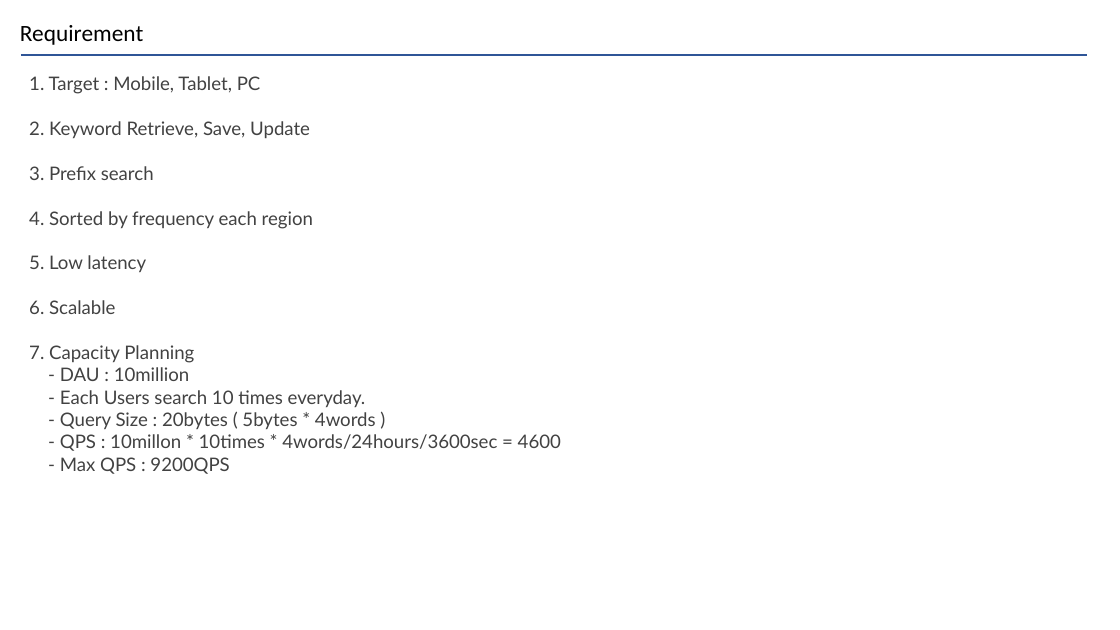
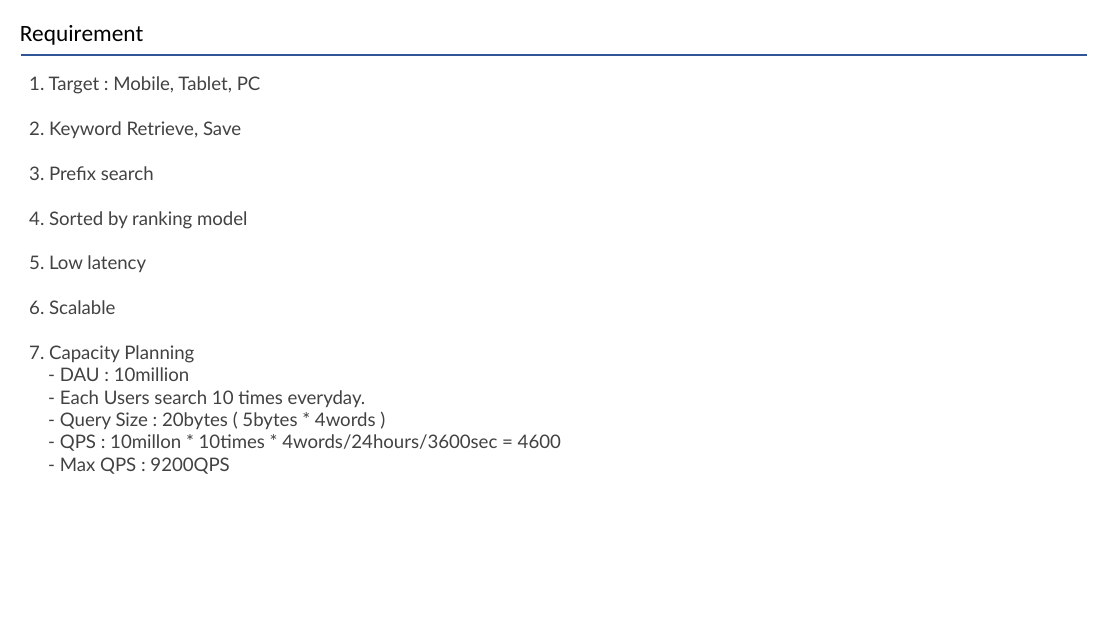
Before and after one commit to Joel-Hwang/leetcode, a slide deck: slide 2 of KeywordSuggestion.pptx. Drawn at 1120x630 pixels with LibreOffice and Linux fonts; fonts in the diff are those of the drawing. Boxes give left, top, right and bottom in pixels: in the first picture for what was removed or moved away, otherwise in the second. Text is boxed around its words. In the diff, an @@ line names an element or a change of style, - is before the commit and + after.

```diff
--- a/KeywordSuggestion.pptx
+++ b/KeywordSuggestion.pptx
@@ text at [49, 121, 241, 138]: text changed @@
-2. Keyword Retrieve, Save, Update
+2. Keyword Retrieve, Save
@@ text at [49, 211, 247, 229]: text changed @@
-4. Sorted by frequency each region
+4. Sorted by ranking model
```
Also in this commit, not shown: 3 other slides changed, 2 other files.
